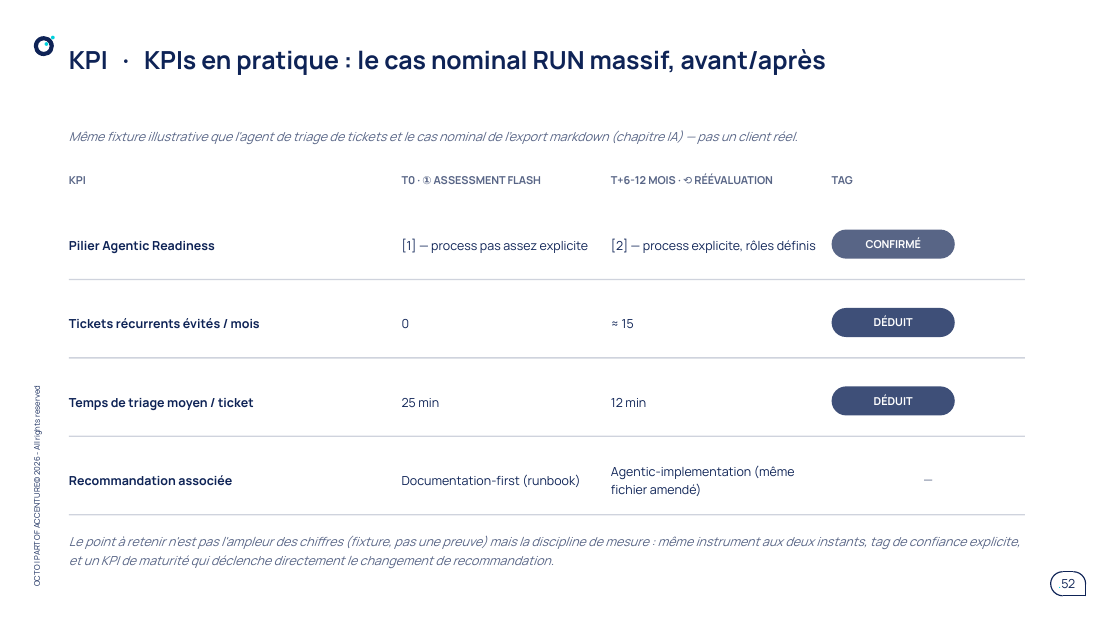
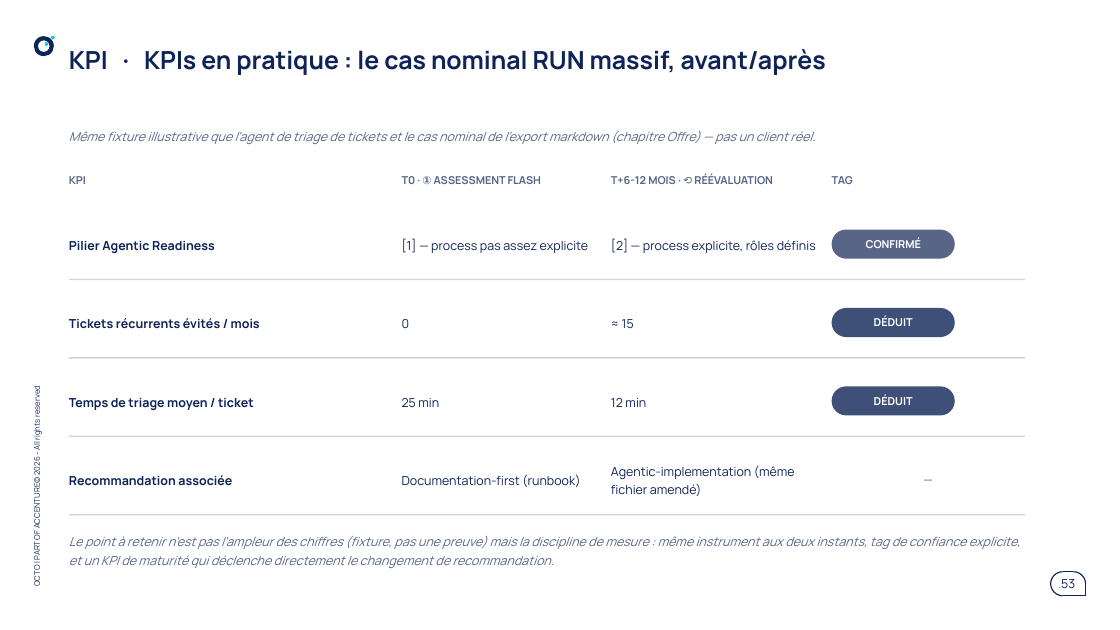
Before and after one commit to claudecamus-dot/Vscode3, a slide deck: slide 53 of docs/cadrage-ppt/bmad-iap-cadrage-synthese.pptx (slide 52 before the commit). Drawn at 1120x630 pixels with LibreOffice and Linux fonts; fonts in the diff are those of the drawing. Boxes give left, top, right and bottom in pixels: in the first picture for what was removed or moved away, otherwise in the second. Text is boxed around its words. In the diff, an @@ line names an element or a change of style, - is before the commit and + after.

```diff
--- a/docs/cadrage-ppt/bmad-iap-cadrage-synthese.pptx
+++ b/docs/cadrage-ppt/bmad-iap-cadrage-synthese.pptx
@@ text at box(69, 131, 815, 144): text changed @@
-Même fixture illustrative que l'agent de triage de tickets et le cas nominal de l'export markdown (chapitre IA) — pas un client réel.
+Même fixture illustrative que l'agent de triage de tickets et le cas nominal de l'export markdown (chapitre Offre) — pas un client réel.
@@ page number at box(1058, 579, 1075, 588): text changed @@
-.52
+.53
```
Also in this commit, not shown: 17 other slides changed, 6 slides added, 5 slides removed, 2 other files.
